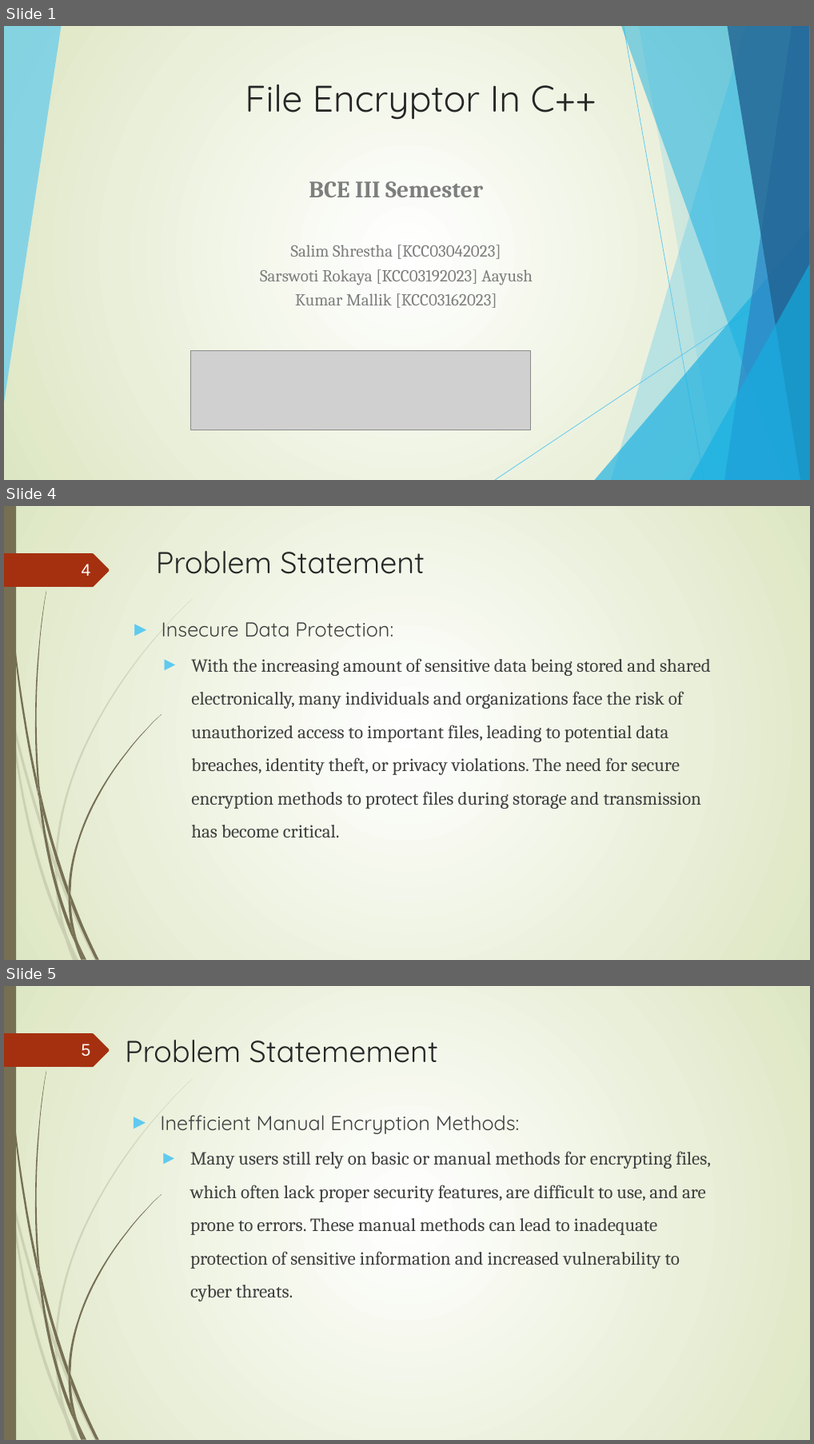
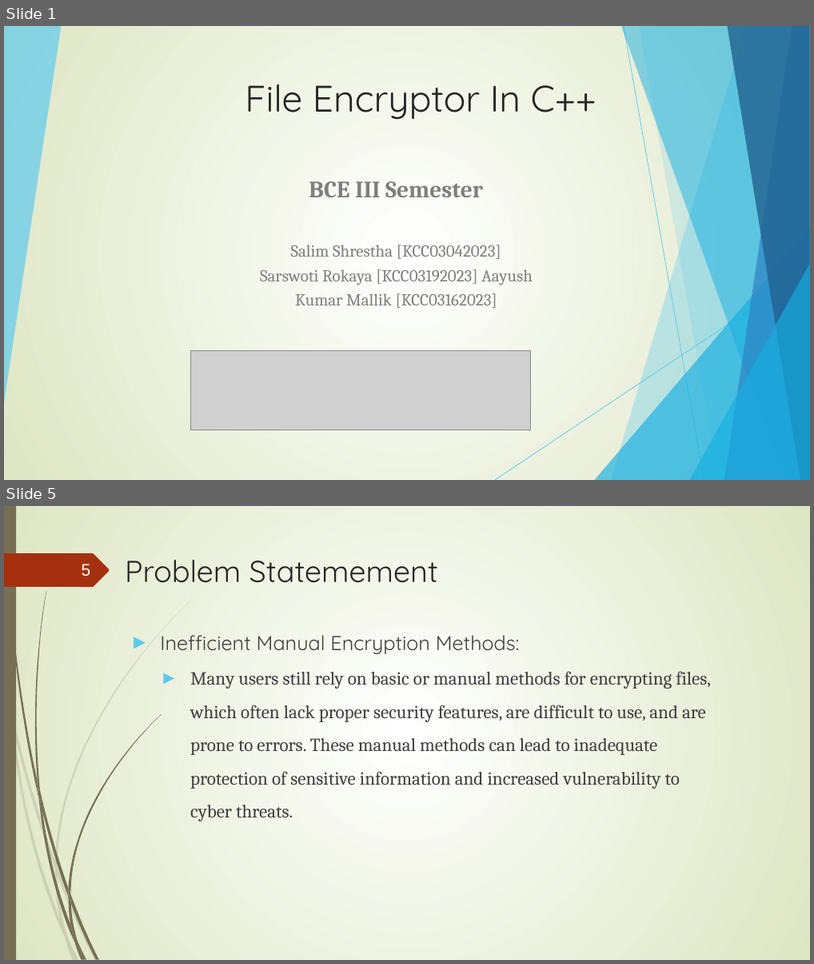
Before and after one commit to salimshre/Encryptor, a slide deck: Documentation/final -File Encryptor In C++.pptx. Shown one above the other, each under a label of ours: slides 1, 4 and 5 before the commit, slides 1 and 5 after it; the slides between them are not shown. The pictures are 814x1444 and 814x964 pixels, drawn with LibreOffice and Linux fonts; fonts in the diff are those of the drawing; grey boxes stand for pictures. Boxes give left, top, right and bottom in pixels: in the first picture for what was removed or moved away, otherwise in the second. Text is boxed around its words. In the diff, an @@ line names an element or a change of style, - is before the commit and + after.

```diff
--- a/Documentation/final -File Encryptor In C++.pptx
+++ b/Documentation/final -File Encryptor In C++.pptx
@@ slide 4 removed at [4,506,810,960], background gradient #FFFFFF to #DDE6C3; not listed: 24 template elements that a slide beside it also shows @@
@@ title removed at [156,551,425,574] @@
-Problem Statement
@@ page number removed at [82,564,91,576] @@
-4
@@ text removed at [162,622,711,837] @@
-► Insecure Data Protection:
-  ► With the increasing amount of sensitive data being stored and shared electronically, many individuals and organizations face the risk of unauthorized access to important files, leading to potential data breaches, identity theft, or privacy violations. The need for secure encryption methods to protect files during storage and transmission has become critical.
```
Also in this commit, not shown: 3 slides added, 2 other slides removed, 4 other files.
